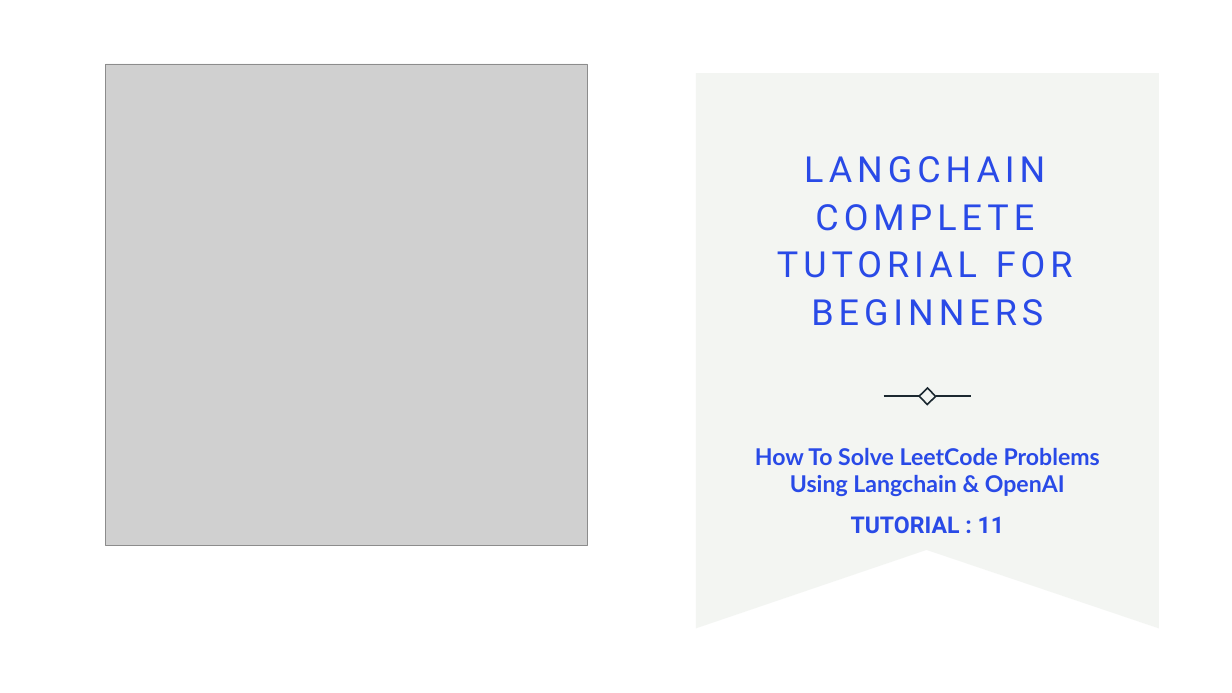
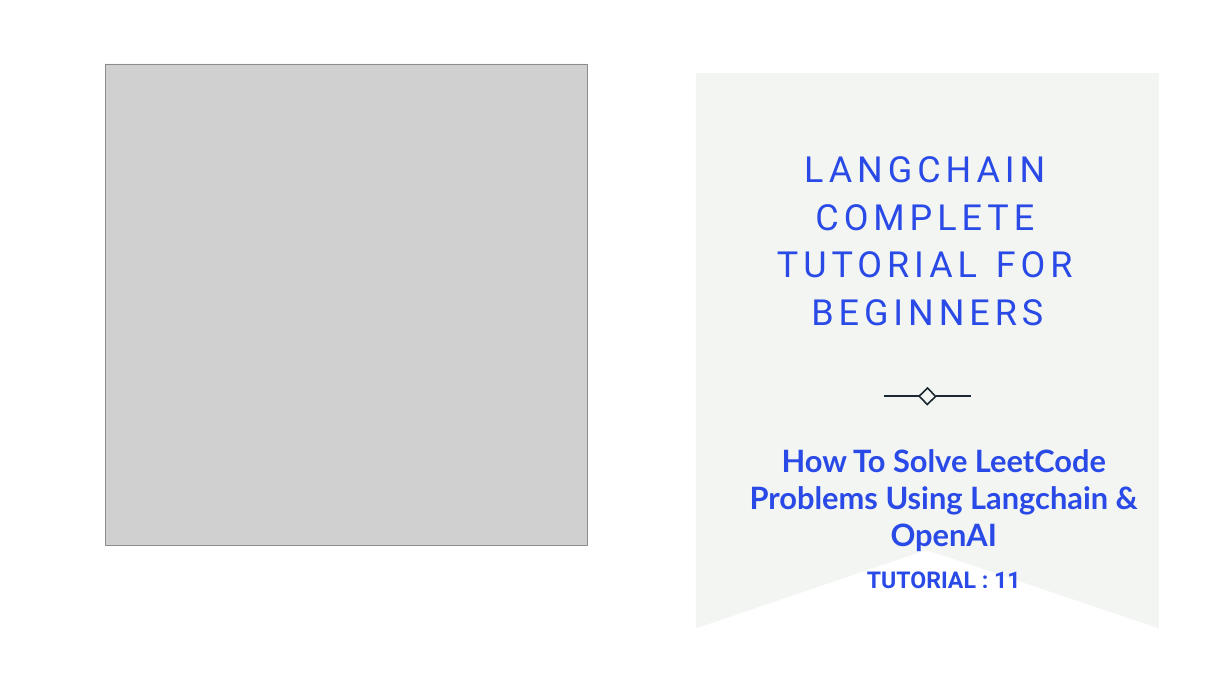
Before and after one commit to ronidas39/LLMtutorial, a slide deck: slide 1 of tutorial11/tutorial11.pptx. Drawn at 1232x693 pixels with LibreOffice and Linux fonts; fonts in the diff are those of the drawing; grey boxes stand for pictures; background and template pictures are left out. Boxes give left, top, right and bottom in pixels: in the first picture for what was removed or moved away, otherwise in the second. Text is boxed around its words. In the diff, an @@ line names an element or a change of style, - is before the commit and + after.

Commit message:
tutorial11

```diff
--- a/tutorial11/tutorial11.pptx
+++ b/tutorial11/tutorial11.pptx
@@ subtitle at [750,449,1108,551]: size 18 to 24 pt in "How To Solve LeetCode Problems Using Langchain ..." @@
```
Also in this commit, not shown: 1 other slide changed, 2 other files.
